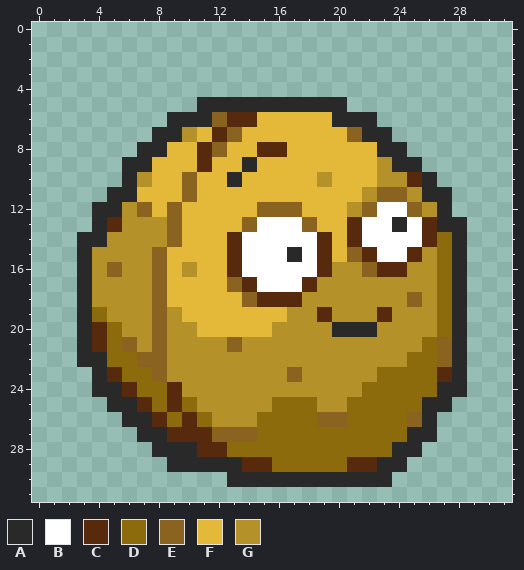
Pixel-art sprite -- res/plants/WALLNUT.png. Above, as it was before the edit.
The file is 32x32 pixels.
Palette (. is transparent): A #292929  B #ffffff  C #572a0e  D #8b6b0c  E #8b6320  F #e4b939  G #b59229
Pixels before, first column x 3:
 5 ........AAAAAAAAAA........
 6 ......AAAECCFFFFFAAA......
 7 .....AAGFCEFFFFFFFEAA.....
 8 ....AAFFCEFFCCFFFFFFAA....
 9 ...AAFFFCFFAFFFFFFFFGAA...
10 ...AGFFEFFAFFFFFGFFFGGCA..
11 ..AAFFFEFFFFFFFFFFFGEEGAA.
12 .AAGEFEFFFFFEEEFFFGEBBEGA.
13 .ACGGGEFFFFEBBBEFFCBBABCAA
14 AAGGGGEFFFCBBBBBCFCBBBBCDA
15 AGGGGEFFFFCBBBABCFECBBCGDA
16 AGEGGEFGFFCBBBBBCGGECCGGDA
17 AGGGGEFFFFECBBBCGGGGGGGGDA
18 AGGGGEFFFFFECCCGGGGGGGEGDA
19 ADGGGEGFFFFFFFGGCGGGCGGGDA
20 ACDGGEGGFFFFFGGGGAAAGGGGDA
21 ACDEGEGGGGEGGGGGGGGGGGGDEA
22 AADDEEGGGGGGGGGGGGGGGGDDEA
23 .ACDDEGGGGGGGGEGGGGGDDDDCA
24 .AACDDCGGGGGGGGGGGGDDDDDAA
25 ..AACDCDGGGGGDDDGGDDDDDAA.
26 ...AACDCDGGGDDDDEEDDDDEA..
27 ....AACCCEEEDDDDDDDDDDAA..
28 .....AAACCDDDDDDDDDDDAA...
29 ......AAAAACCDDDDDCCAA....
30 ..........AAAAAAAAAAA.....
The result:
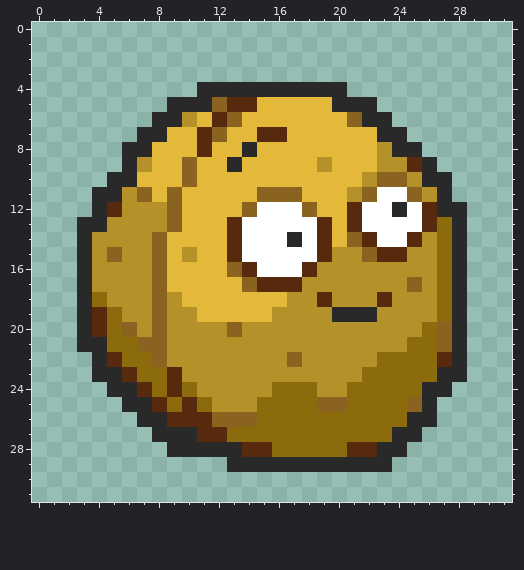
The exact change:
Changed rows in their new state; - is an unchanged pixel.
first column x 3:
 4 --------AAAAAAAAAA--------
 5 ------AA-ECCFFFFF-AA------
 6 -----A-GFCEF-----FE-A-----
 7 ----A-FFCEF-CC----FF-A----
 8 ---A-F---F-AFF------G-A---
 9 ----G--EF-AF----G----GCA--
10 --A-F-----F-----F--GEEG-A-
11 -A-GE-EF----EEE---GEBBEG--
12 --C-GG-----EBBBE--CB-ABC-A
13 A-G-------CB---BC----B--D-
14 -G---EF-------A---EC--CG--
15 --E----G------B--GGECCG---
16 --G----F--EC---CG--GGG----
17 ----------FECCCG------E---
18 -D----G----FFFG-C---C-G---
19 -CD----G-----G--GAAAG-----
20 ---E----GGEGG----GGG---DE-
21 -A-DE-----G-----------D---
22 .-C-D---------E-----DD--C-
23 --AC-DC-------G----D----A-
24 -.-AC--D-----DDD--D----A-.
25 --.-ACDCD---D---EE----E-.-
26 ---.-AC-CEEE----DD----A---
27 ----.-AA-CDD---------A-.--
28 -----.--AAACC-----CCA-.---
29 ------....-AAAAAAAAA-.----
30 ----------...........-----
Where, in picture pixels (left, top, right, bottom), the same in both pictures:
changed: (77, 82, 467, 487)
